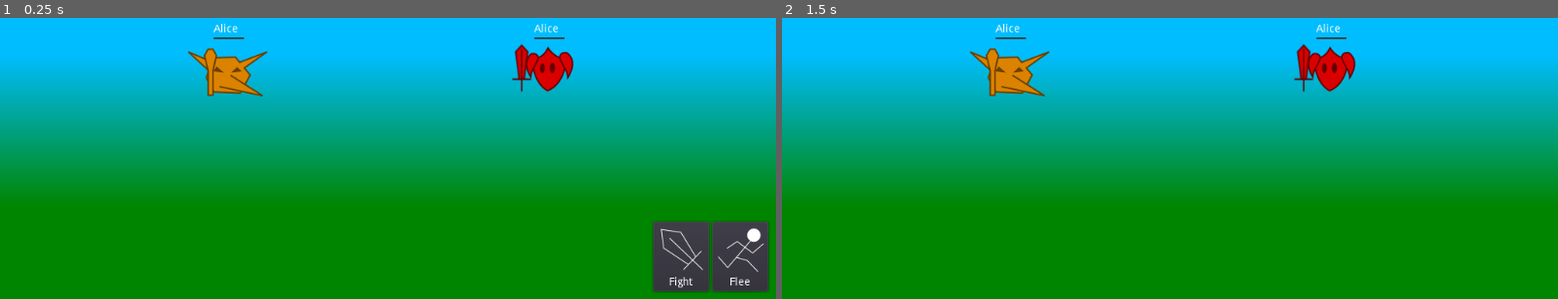
Above: before the commit, frames 1-2 (left to right).
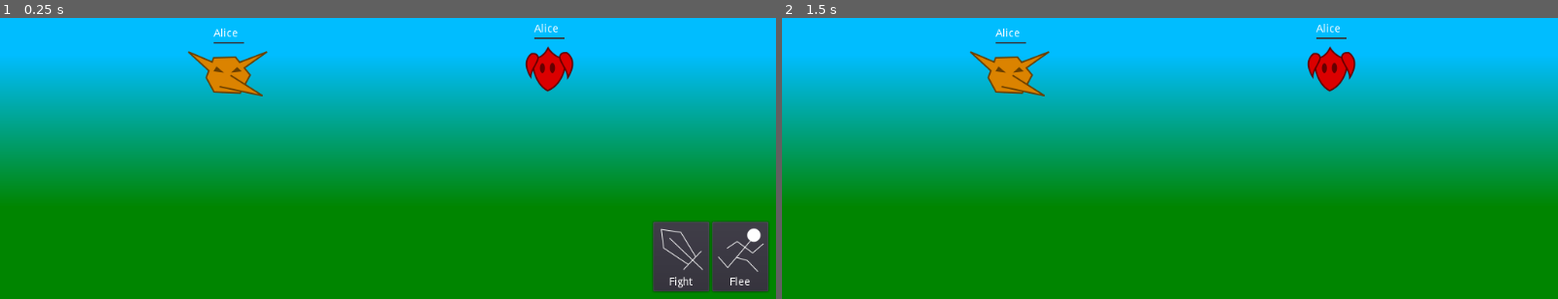
Above: after the commit, the same moments.

Repository: mechPenSketch/Jrpg_Fragment-TurnBased_Combat
Game: Godot game, scene res://Scene.tscn
The game is run twice, just before and just after one commit, with the same random seed, the same clock (stepped at 60 frames per second) and the same inputs.
Inputs (mouse positions are in pixels of both pictures, inside the frame that each line leads up to):
- Up to frame 1 (0.25 s): no input
- Up to frame 2 (1.5 s): click (1464, 256) at 0.5 s; tap Enter at 1.25 s

The runs differ from the first frame. In frame 1, 0.5% of the frame differs, in the area x 26-69%, y 2-28%; in frame 2, 0.5%.

Commit message:
Refactored SceneTree

Diff:
--- a/Scene.tscn
+++ b/Scene.tscn
@@ -1,11 +1,8 @@
-[gd_scene load_steps=12 format=2]
+[gd_scene load_steps=9 format=2]
 
 [ext_resource path="res://background.svg" type="Texture" id=1]
-[ext_resource path="res://units/enemy_club.svg" type="Texture" id=2]
-[ext_resource path="res://units/alice_sword.svg" type="Texture" id=3]
-[ext_resource path="res://units/alice.svg" type="Texture" id=4]
-[ext_resource path="res://units/enemy.svg" type="Texture" id=5]
-[ext_resource path="res://interfaces/UnitInterface.tscn" type="PackedScene" id=6]
+[ext_resource path="res://units/Enemy.tscn" type="PackedScene" id=2]
+[ext_resource path="res://units/Alice.tscn" type="PackedScene" id=3]
 [ext_resource path="res://interfaces/commands/fight.svg" type="Texture" id=7]
 [ext_resource path="res://interfaces/commands/flee.svg" type="Texture" id=8]
 [ext_resource path="res://combat_system.gd" type="Script" id=9]
@@ -26,32 +23,13 @@
 
 [node name="Allies" type="Node2D" parent="Units"]
 
-[node name="Alice" type="Node2D" parent="Units/Allies"]
+[node name="Alice" parent="Units/Allies" instance=ExtResource( 3 )]
 position = Vector2( 725, 296 )
-
-[node name="Sword" type="Sprite" parent="Units/Allies/Alice"]
-position = Vector2( -36.5102, -1.5874 )
-texture = ExtResource( 3 )
-
-[node name="Body" type="Sprite" parent="Units/Allies/Alice"]
-texture = ExtResource( 4 )
-
-[node name="UI" parent="Units/Allies/Alice" instance=ExtResource( 6 )]
 
 [node name="Enemies" type="Node2D" parent="Units"]
 
-[node name="Enemy" type="Node2D" parent="Units/Enemies"]
+[node name="Enemy" parent="Units/Enemies" instance=ExtResource( 2 )]
 position = Vector2( 302, 302 )
-
-[node name="Body" type="Sprite" parent="Units/Enemies/Enemy"]
-texture = ExtResource( 5 )
-
-[node name="Club" type="Sprite" parent="Units/Enemies/Enemy"]
-position = Vector2( -24, -2 )
-texture = ExtResource( 2 )
-
-[node name="UI" parent="Units/Enemies/Enemy" instance=ExtResource( 6 )]
-position = Vector2( 0, -46 )
 
 [node name="Control" type="Control" parent="."]
 anchor_right = 1.0
--- /dev/null
+++ b/units/Alice.tscn
@@ -0,0 +1,9 @@
+[gd_scene load_steps=3 format=2]
+
+[ext_resource path="res://units/Unit.tscn" type="PackedScene" id=1]
+[ext_resource path="res://units/alice.svg" type="Texture" id=3]
+
+[node name="Alice" instance=ExtResource( 1 )]
+
+[node name="Body" parent="." index="0"]
+texture = ExtResource( 3 )
--- /dev/null
+++ b/units/Enemy.tscn
@@ -0,0 +1,9 @@
+[gd_scene load_steps=3 format=2]
+
+[ext_resource path="res://units/Unit.tscn" type="PackedScene" id=1]
+[ext_resource path="res://units/enemy.svg" type="Texture" id=2]
+
+[node name="Enemy" instance=ExtResource( 1 )]
+
+[node name="Body" parent="." index="0"]
+texture = ExtResource( 2 )
--- /dev/null
+++ b/units/Unit.tscn
@@ -0,0 +1,38 @@
+[gd_scene format=2]
+
+[node name="Unit" type="Node2D"]
+
+[node name="Body" type="Sprite" parent="."]
+
+[node name="UI" type="Position2D" parent="."]
+position = Vector2( 0, -40 )
+
+[node name="VBoxContainer" type="VBoxContainer" parent="UI"]
+anchor_left = 0.5
+anchor_top = 0.5
+anchor_right = 0.5
+anchor_bottom = 0.5
+margin_left = -20.0
+margin_top = -20.0
+margin_right = 20.0
+margin_bottom = 20.0
+__meta__ = {
+"_edit_use_anchors_": false
+}
+
+[node name="Label" type="Label" parent="UI/VBoxContainer"]
+margin_right = 40.0
+margin_bottom = 14.0
+text = "Alice"
+__meta__ = {
+"_edit_use_anchors_": false
+}
+
+[node name="ProgressBar" type="ProgressBar" parent="UI/VBoxContainer"]
+margin_top = 18.0
+margin_right = 40.0
+margin_bottom = 20.0
+percent_visible = false
+__meta__ = {
+"_edit_use_anchors_": false
+}
